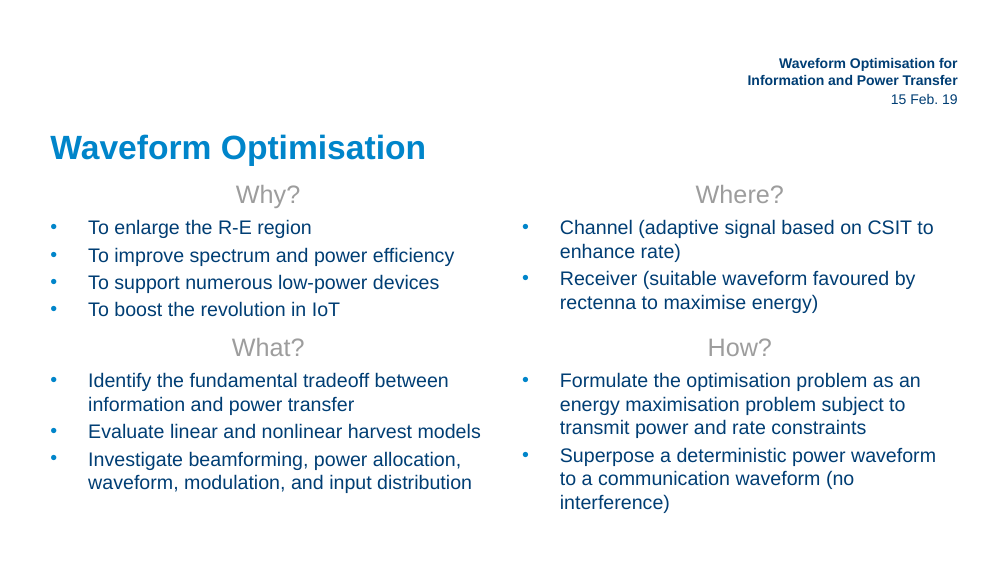
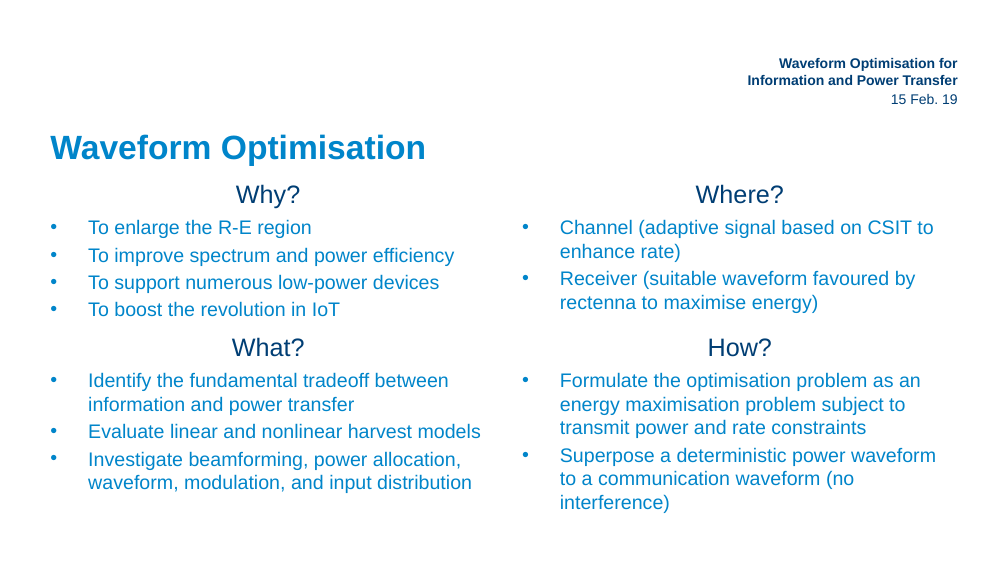
Before and after one commit to xiaogaogaoxiao/signal-optimization-for-wireless-information-and-power-transmission, a slide deck: slide 3 of slides/Imperial_Powerpoint-Template_16-9-Ratio.pptx. Drawn at 1008x567 pixels with LibreOffice and Linux fonts; fonts in the diff are those of the drawing; background and template pictures are left out. Boxes give left, top, right and bottom in pixels: in the first picture for what was removed or moved away, otherwise in the second. Text is boxed around its words. In the diff, an @@ line names an element or a change of style, - is before the commit and + after.

```diff
--- a/slides/Imperial_Powerpoint-Template_16-9-Ratio.pptx
+++ b/slides/Imperial_Powerpoint-Template_16-9-Ratio.pptx
@@ text colour #9D9D9D to #003E74 in 4 elements at (236,184,300,209), (696,184,784,204), (232,337,305,357), (708,338,772,357) @@
@@ text colour #003E74 to #0085CA in 4 elements at (88,219,454,317), (560,219,933,313), (88,372,481,493), (560,372,936,513) @@
```
Also in this commit, not shown: 3 other slides changed, 3 slides added, 1 slide removed.
